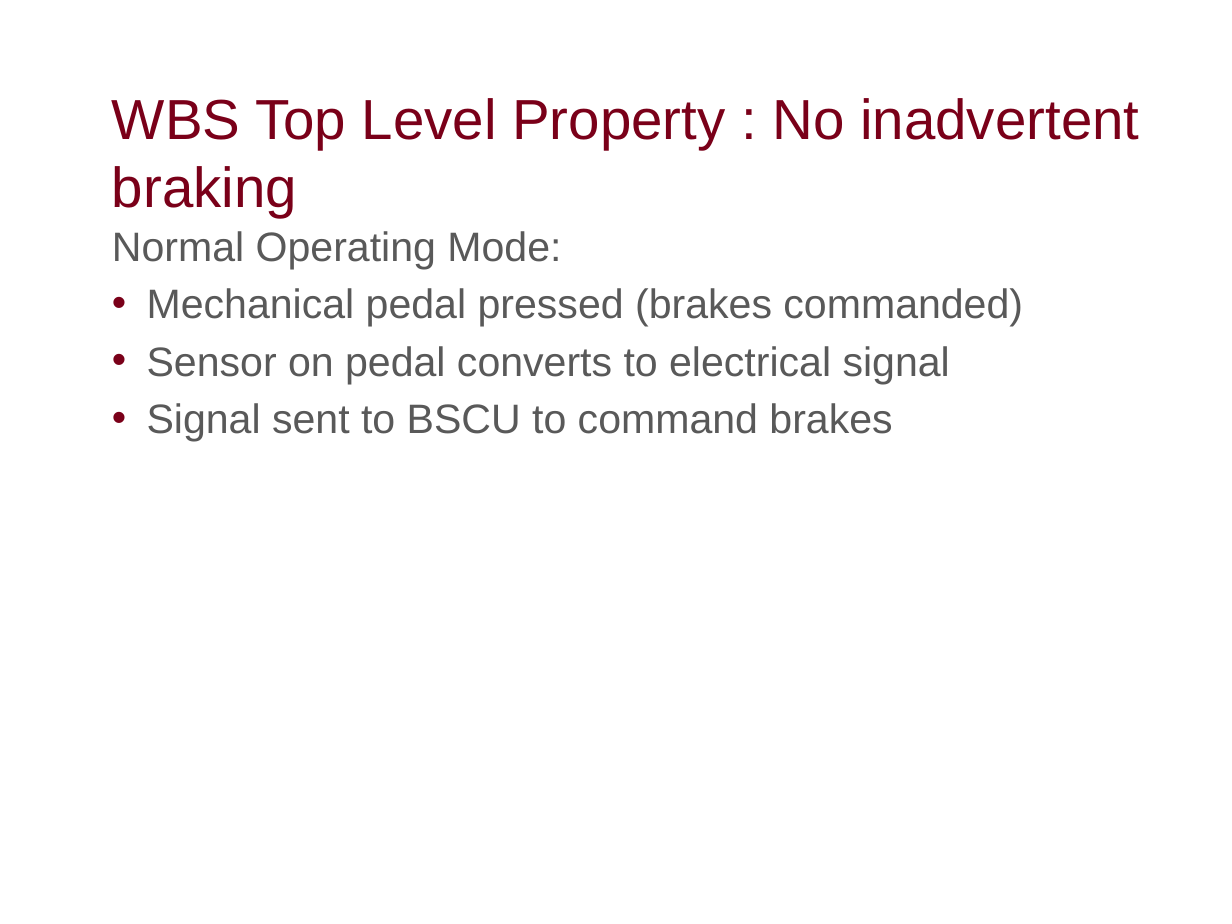
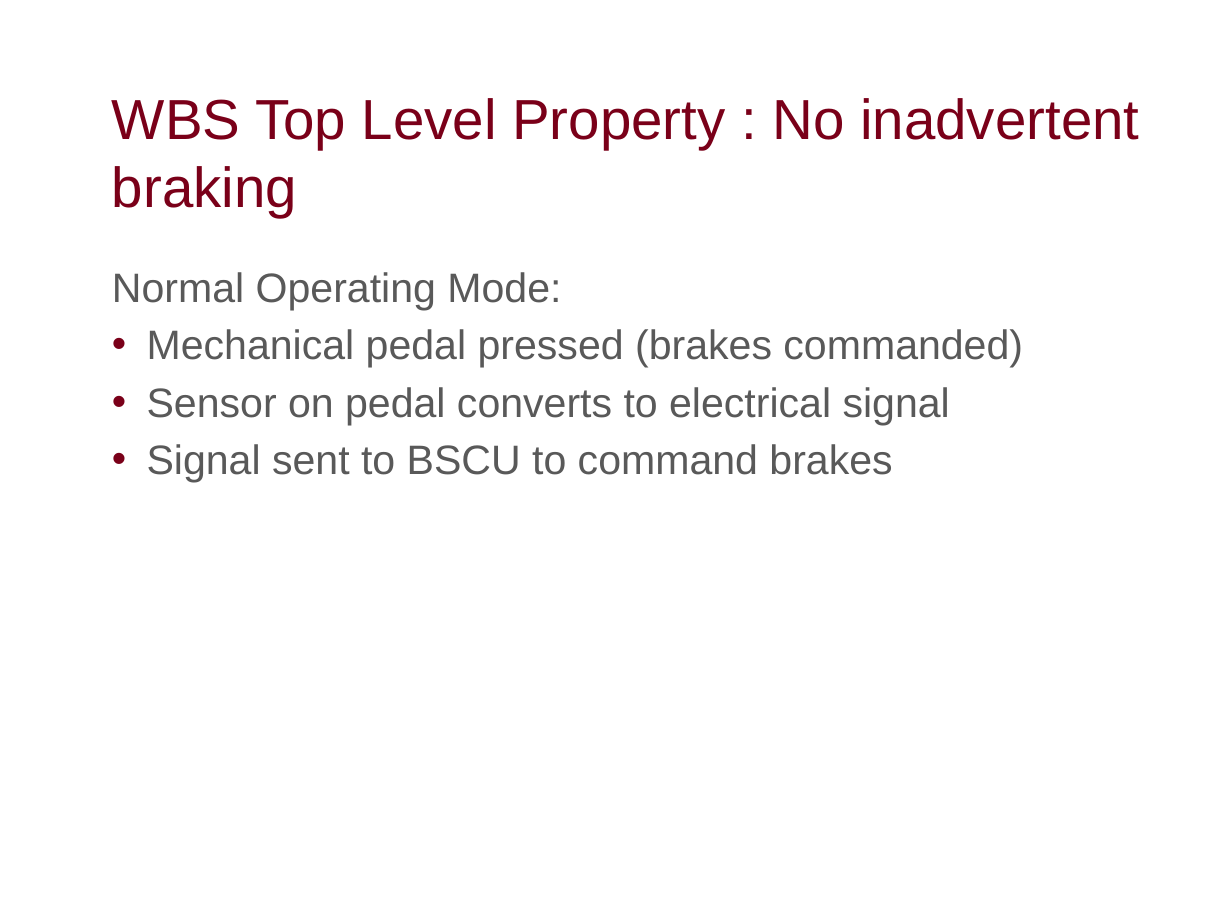
Before and after one commit to dkstewart/Presentations, a slide deck: slide 23 of thesis_overview_2019.pptx. Drawn at 1232x924 pixels with LibreOffice and Linux fonts; fonts in the diff are those of the drawing; background and template pictures are left out. Boxes give left, top, right and bottom in pixels: in the first picture for what was removed or moved away, otherwise in the second. Text is boxed around its words. In the diff, an @@ line names an element or a change of style, - is before the commit and + after.

```diff
--- a/thesis_overview_2019.pptx
+++ b/thesis_overview_2019.pptx
@@ text "Normal Operating Mode:": place and size @@
-text "Normal Operating Mode:" at (112,231,1023,442)
+text "Normal Operating Mode:" at (112,272,1023,483)
```
Also in this commit, not shown: 5 other slides changed.
